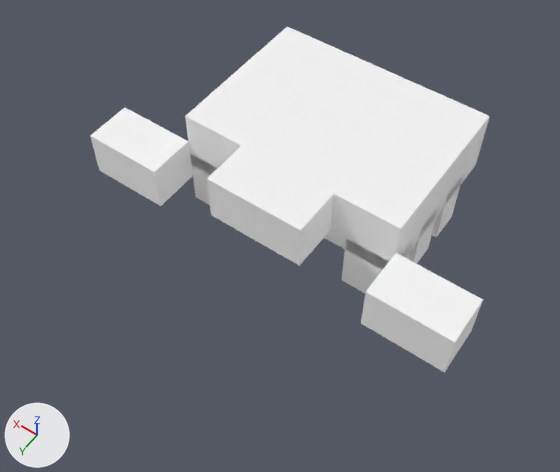
The glTF model models/creatures/crab/model.gltf, before and after one commit.
The view is the same before and after, from a camera (50 mm lens) standing at (-1.01, 1.76, 2.34) and looking at (-0.04, 0.41, 0.21). The lights are fixed; the arrows at lower left show +X, +Y and +Z. The first picture is the older version. Vertices at exactly the same position are counted once.
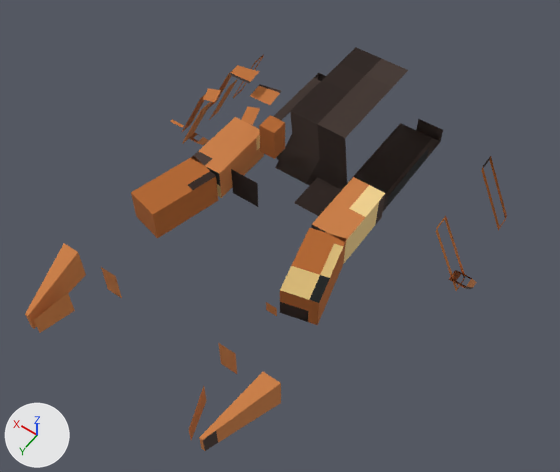
Location of each change, [x1, y1, x2, y2] in pixels of the pictures (560 x 472 px; the box of a moved part takes in the faces that stretch with it):
'mesh', surface changed, reshaped (20% wider, 17% taller): before [90, 27, 490, 372]; after [25, 47, 507, 451]
part 1 of me_mesh_0, added: after [273, 73, 443, 211]
part 2 of me_mesh_0, added: after [231, 169, 342, 216]
part 3 of me_mesh_0, moved or reshaped (not visible afterwards): before [207, 146, 334, 266]
part 4 of me_mesh_0, added (orange): after [311, 177, 386, 263]
part 5 of me_mesh_0, moved or reshaped: before [361, 253, 483, 372]; after [266, 302, 277, 316]
part 6 of me_mesh_0, added (brown): after [259, 115, 285, 159]
part 7 of me_mesh_0, moved or reshaped (not visible afterwards): before [185, 27, 490, 270]
part 8 of me_mesh_0, added (orange): after [191, 117, 264, 198]
part 9 of me_mesh_0, moved or reshaped (not visible afterwards): before [90, 107, 193, 206]
part 10 of me_mesh_0, deleted (mostly hidden): before [190, 156, 463, 293]
part 11 of me_mesh_0, added: after [25, 47, 507, 451]

The change, as a list of edits to the scene's bpy script:
```text
Add img_body_png:
    img_body_png = load_image('body.png', '../butterfly/textures/body.png', 64, 64, 'sRGB')
Change mat_body:
    remove # nodes: BsdfPrincipled, OutputMaterial
    remove # colours: white #ffffff
    nodes: BsdfPrincipled, Math x2, OutputMaterial, TexImage
    uses the picture img_body_png
Change me_mesh_0:
    used by ob_mesh; location = (0.0, 0.0, 0.0)
    remove me_mesh_0.from_pydata(...)  # 80 vertices, 120 faces; spans x -0.75..0.75, y -0.31..0.5, z 0.0..0.44
    add me_mesh_0.from_pydata(...)  # 360 vertices, 540 faces; spans x -0.66..0.66, y -0.47..1.19, z 0.0..0.53
    me_mesh_0 part 1: a new loose piece, a box spanning x -0.281..0.281, y -0.312..0.125, z 0.219..0.281, in mat_body
    me_mesh_0 part 2: a new loose piece, a box spanning x -0.19..0.19, y 0.19..0.38, z 0.25..0.38, in mat_body
    me_mesh_0 part 3: the loose piece of 8 vertices spanning x -0.19..0.19, y 0.31..0.5, z 0.25..0.44 is scaled about its middle by (0.142, 1, 0.283), then moved by (-0.05, -0.06, 0.06)
    me_mesh_0 part 4: a new loose piece, a box spanning x -0.31..-0.19, y 0.19..0.44, z 0.28..0.41, in mat_body
    me_mesh_0 part 5: the loose piece of 8 vertices spanning x -0.75..-0.44, y 0.31..0.5, z 0.12..0.31 is scaled about its middle by (0.74, 1.33, 0.925), then moved by (0.28, 0.41, 0.09)
    me_mesh_0 part 6: a new loose piece, a box spanning x 0.094..0.156, y 0.188..0.25, z 0.375..0.5, in mat_body
    me_mesh_0 part 7: the loose piece of 8 vertices spanning x -0.44..0.44, y -0.31..0.31, z 0.19..0.44 is scaled about its middle by (0.0607, 0.3, 0.212), then moved by (0.05, 0.34, 0.09)
    me_mesh_0 part 8: a new loose piece, a box spanning x 0.19..0.31, y 0.19..0.44, z 0.28..0.41, in mat_body
    me_mesh_0 part 9: the loose piece of 8 vertices spanning x 0.44..0.75, y 0.31..0.5, z 0.12..0.31 is scaled about its middle by (0.74, 1.33, 0.925), then moved by (-0.28, 0.41, 0.09)
    me_mesh_0 part 10: 6 loose pieces with 48 vertices, spanning x -0.44..0.44, y -0.19..0.31, z 0.0..0.25, are deleted
    me_mesh_0 part 11
    112 vertices are added at x -0.66..0.59, y -0.47..1.19, z 0.0..0.5
    56 new vertices lie (0.0, 0.0, 0.07) away from vertices in x -0.51..0.51, y -0.41..1.19, z 0.28..0.31
    8 new vertices lie (-0.12, 0.0, -0.25) away from vertices in x -0.5, y -0.41..0.16, z 0.31
    8 new vertices lie (0.0, 0.0, 0.06) away from vertices in x -0.62, y -0.41..0.16, z 0.06
    8 new vertices lie (0.12, 0.0, -0.25) away from vertices in x 0.5, y -0.41..0.16, z 0.31
    8 new vertices lie (0.0, 0.0, 0.06) away from vertices in x 0.62, y -0.41..0.16, z 0.06
    32 new vertices lie (0.07, 0.0, 0.0) away from vertices in x -0.66..0.59, y -0.47..0.22, z 0.0..0.19
    16 new vertices lie (0.0, 0.0, 0.13) away from vertices in x -0.42..0.42, y 0.42..0.94, z 0.25..0.28
    372 new faces join them
    other edits to the shape of me_mesh_0 do not show in these pictures
```
